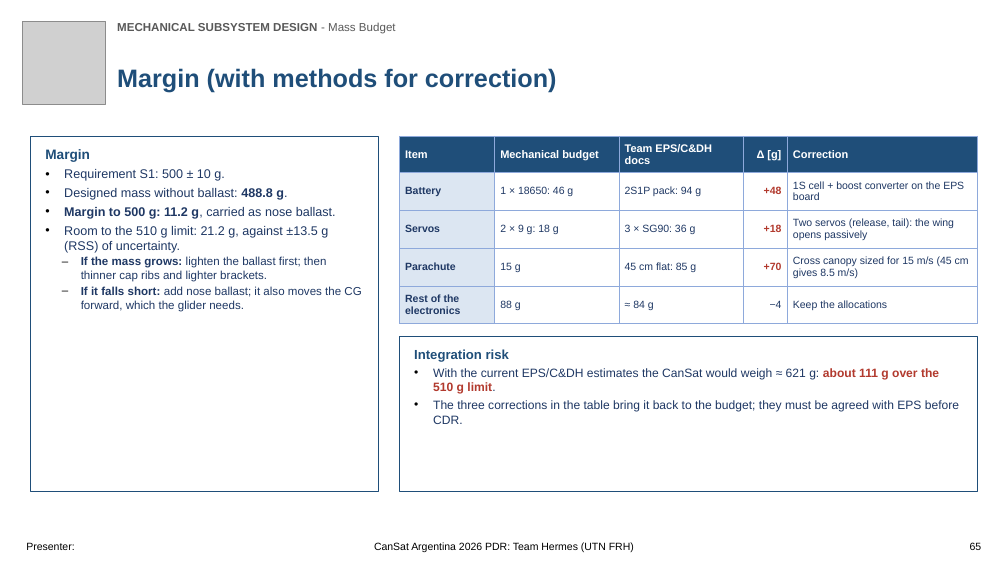
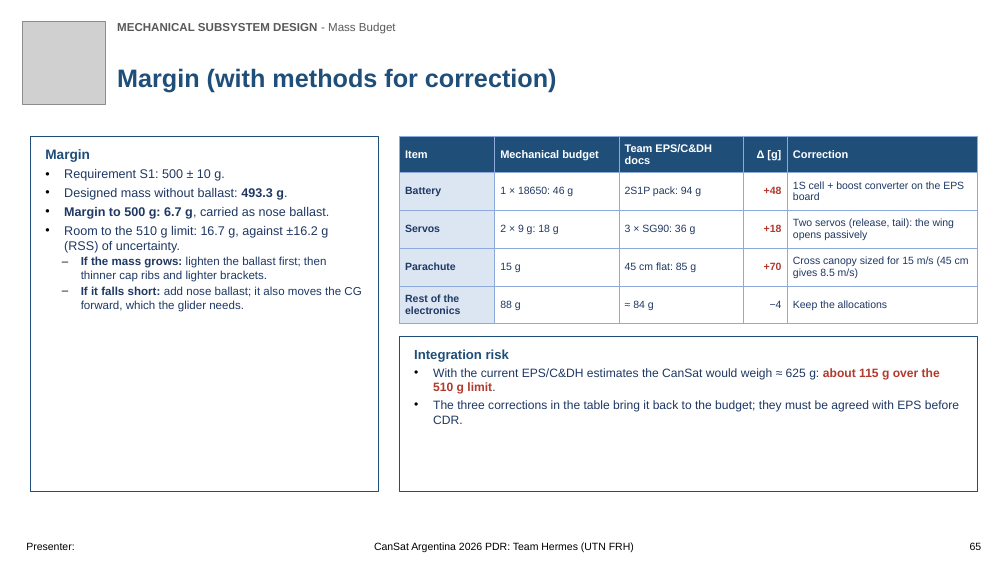
Before and after one commit to Caetano18/proyecto, a slide deck: slide 65 of cansat_pdr/laminas_plantilla/CanSat_PDR_Hermes_mecanica.pptx. Drawn at 1008x567 pixels with LibreOffice and Linux fonts; fonts in the diff are those of the drawing; grey boxes stand for pictures; background and template pictures are left out. Boxes give left, top, right and bottom in pixels: in the first picture for what was removed or moved away, otherwise in the second. Text is boxed around its words. In the diff, an @@ line names an element or a change of style, - is before the commit and + after.

```diff
--- a/cansat_pdr/laminas_plantilla/CanSat_PDR_Hermes_mecanica.pptx
+++ b/cansat_pdr/laminas_plantilla/CanSat_PDR_Hermes_mecanica.pptx
@@ text in rectangle at (64, 188, 329, 253): text changed @@
-• Designed mass without ballast: 488.8 g.
-• Margin to 500 g: 11.2 g, carried as nose ballast.
-• Room to the 510 g limit: 21.2 g, against ±13.5 g (RSS) of uncertainty.
+• Designed mass without ballast: 493.3 g.
+• Margin to 500 g: 6.7 g, carried as nose ballast.
+• Room to the 510 g limit: 16.7 g, against ±16.2 g (RSS) of uncertainty.
@@ text in rectangle at (433, 367, 940, 394): text changed @@
-• With the current EPS/C&DH estimates the CanSat would weigh ≈ 621 g: about 111 g over the 510 g limit.
+• With the current EPS/C&DH estimates the CanSat would weigh ≈ 625 g: about 115 g over the 510 g limit.
```
Also in this commit, not shown: 16 other slides changed, 48 other files.
